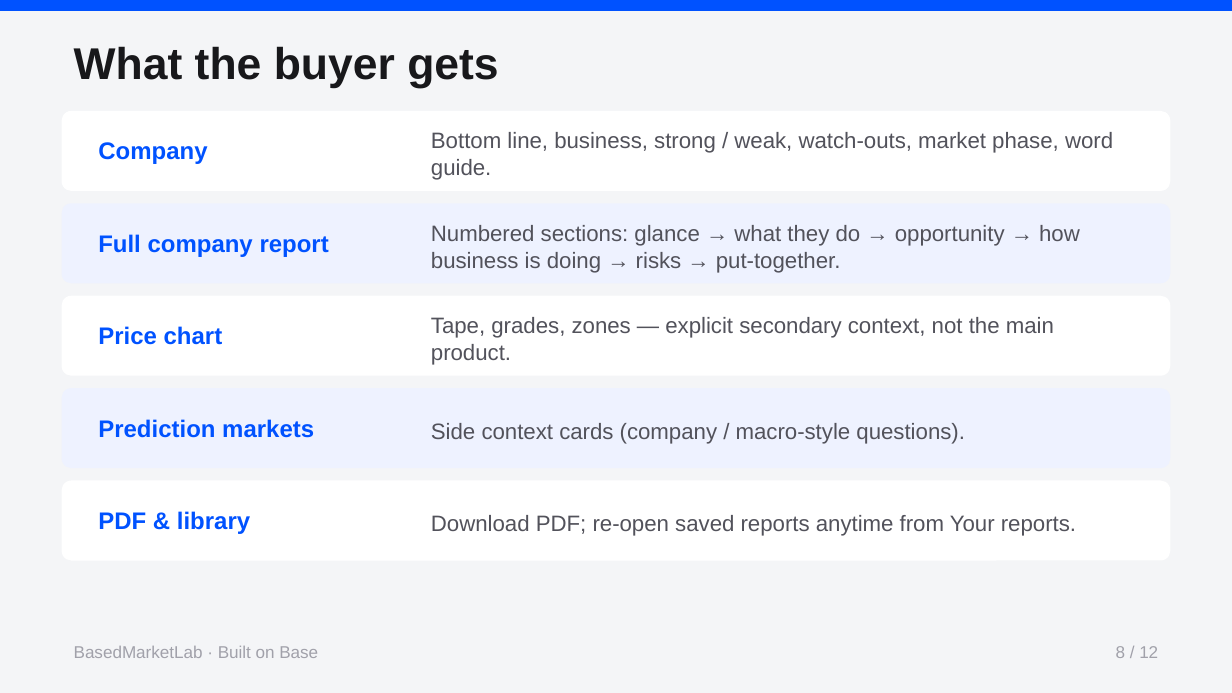
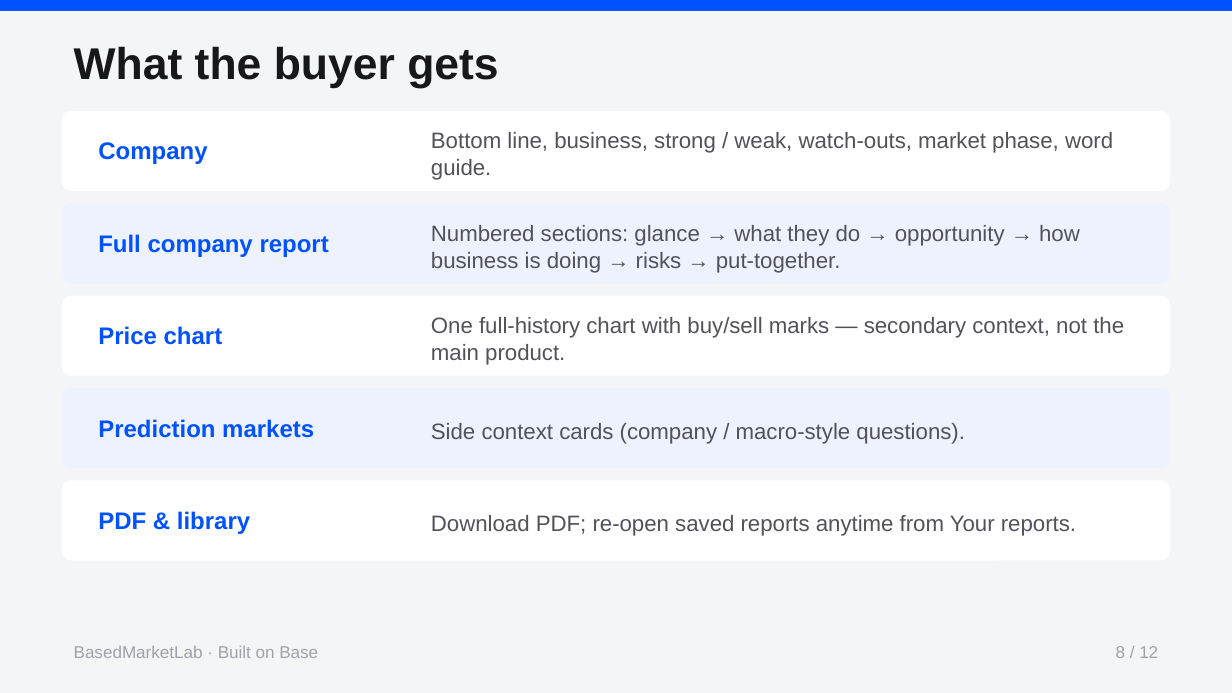
Before and after one commit to ikwo2x-ui/BasedCenter-site, a slide deck: slide 8 of presentations/BasedMarketLab-How-It-Works.pptx. Drawn at 1232x693 pixels with LibreOffice and Linux fonts; fonts in the diff are those of the drawing. Boxes give left, top, right and bottom in pixels: in the first picture for what was removed or moved away, otherwise in the second. Text is boxed around its words. In the diff, an @@ line names an element or a change of style, - is before the commit and + after.

Commit message:
Update BasedMarketLab presentation for Base mainnet.
Refresh how-it-works PDF/PPTX for $0.10 USDC on Base mainnet, one chart, no testnet free unlock. Keep site presentations-only; product remains closed source.

```diff
--- a/presentations/BasedMarketLab-How-It-Works.pptx
+++ b/presentations/BasedMarketLab-How-It-Works.pptx
@@ text at [431, 317, 1124, 365]: text changed @@
-Tape, grades, zones — explicit secondary context, not the main product.
+One full-history chart with buy/sell marks — secondary context, not the main product.
```
Also in this commit, not shown: 9 other slides changed, 4 other files.
